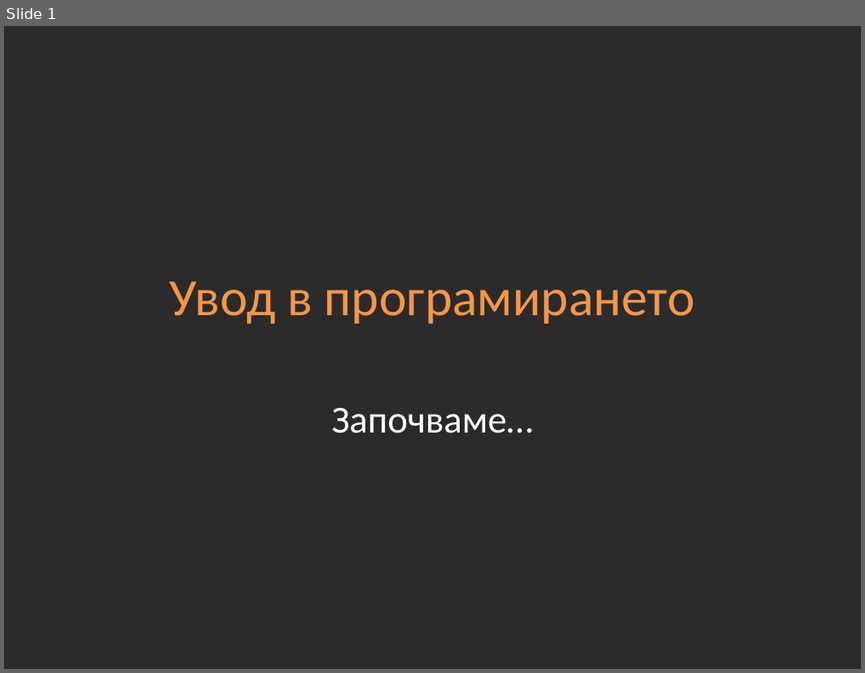
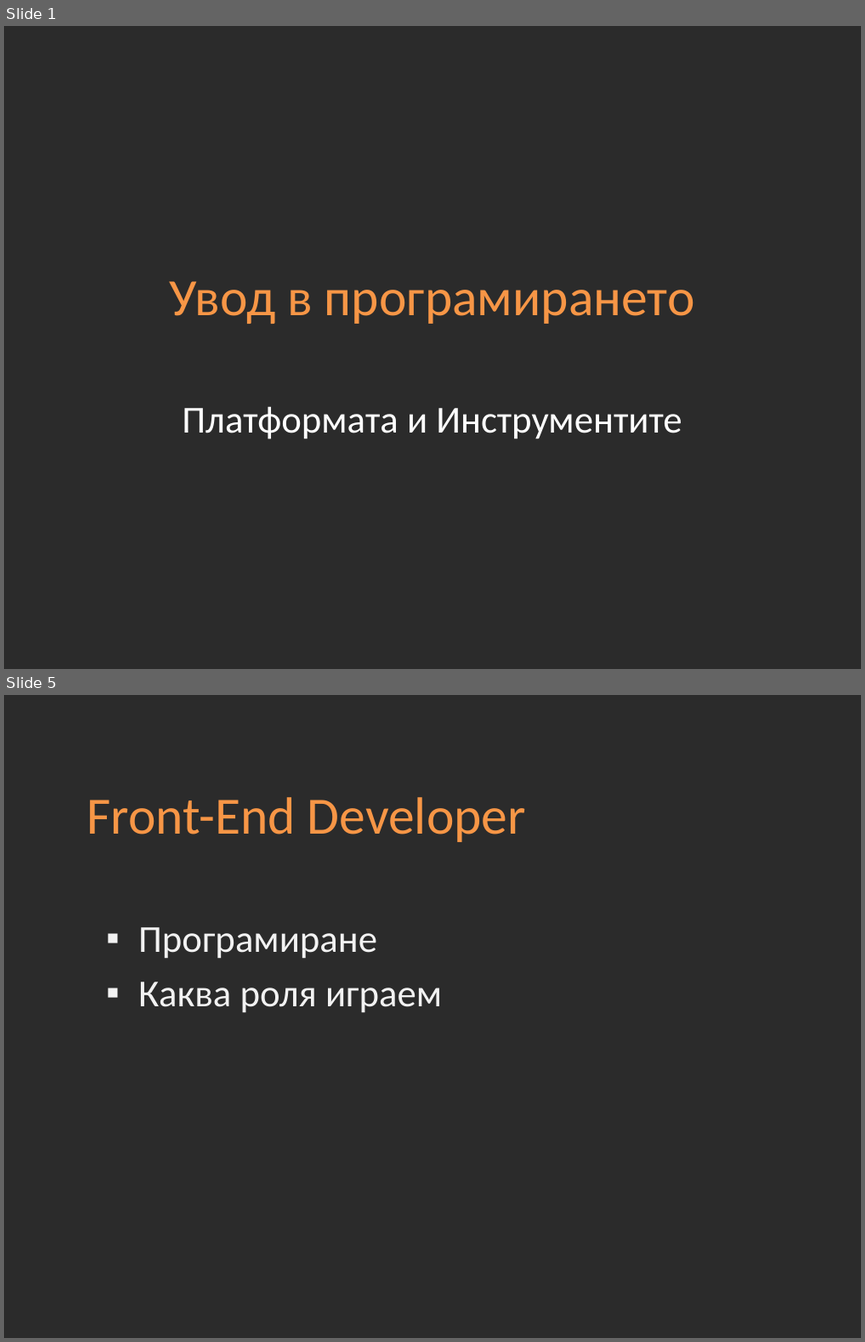
Before and after one commit to Academy-Soft-Intellect/Front-End-Course, a slide deck: 01-Introduction-into-Development.pptx. Shown one above the other, each under a label of ours: slide 1 before the commit, slides 1 and 5 after it; the slides between them are not shown. The pictures are 865x673 and 865x1342 pixels, drawn with LibreOffice and Linux fonts; fonts in the diff are those of the drawing; background and template pictures are left out; a plain dark background stands for a picture behind light text. Boxes give left, top, right and bottom in pixels: in the first picture for what was removed or moved away, otherwise in the second. Text is boxed around its words. In the diff, an @@ line names an element or a change of style, - is before the commit and + after.

```diff
--- a/01-Introduction-into-Development.pptx
+++ b/01-Introduction-into-Development.pptx
@@ slide 5 added at bbox=[4, 695, 861, 1338], background picture (left out) @@
@@ title added at bbox=[86, 797, 526, 842], 44 pt, text #F79646 @@
+Front-End Developer
@@ text added at bbox=[138, 927, 442, 1013], 32 pt, text #F2F2F2 @@
+▪ Програмиране
+▪ Каква роля играем
@@ slide 1 changed as well @@
@@ subtitle at bbox=[182, 406, 681, 439]: text changed @@
-Започваме…
+Платформата и Инструментите
```
Also in this commit, not shown: 3 other slides changed, 5 other slides added, 2 slides removed, 5 other files.
